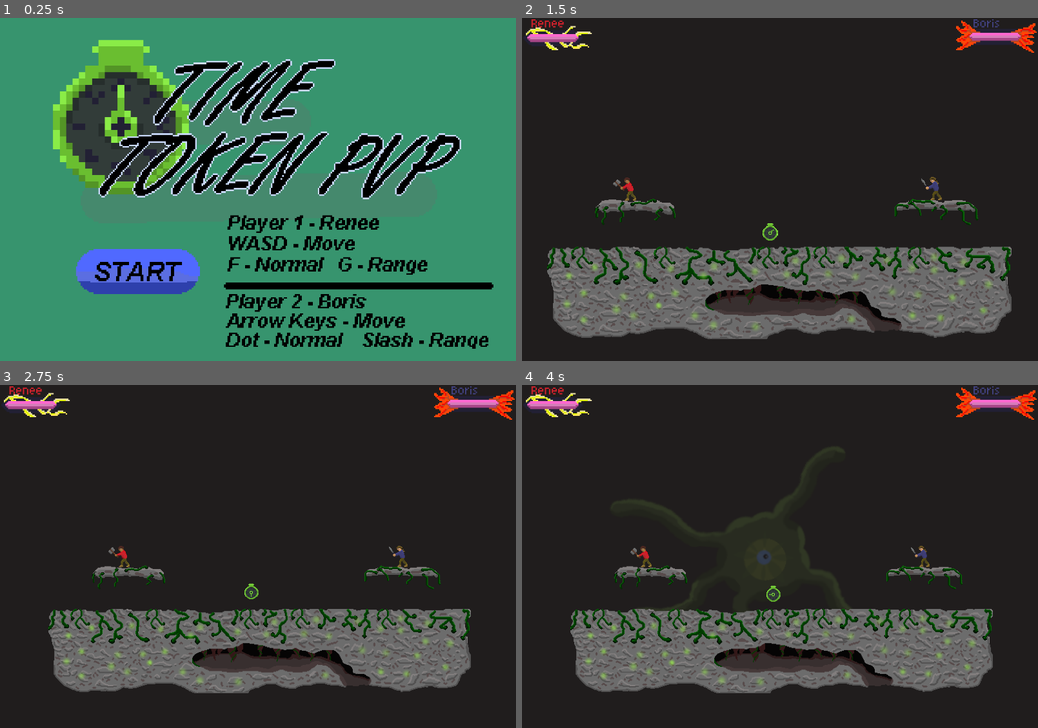
Above: before the commit, frames 1-4 (two rows, left to right).
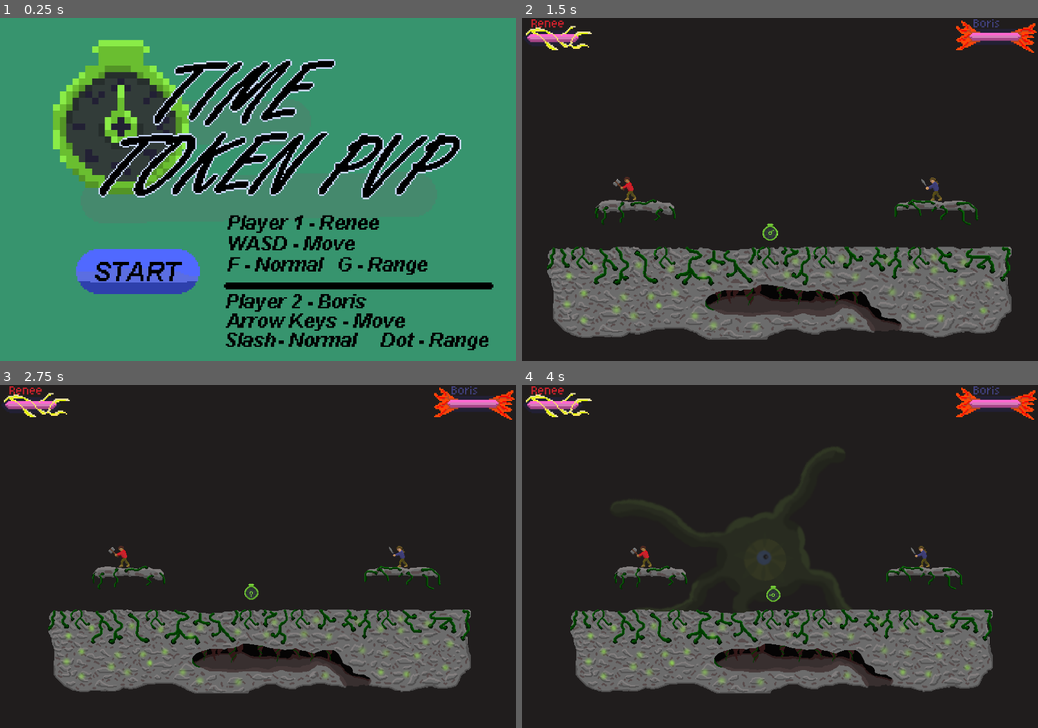
Above: after the commit, the same moments.

Repository: Justiniscoding/HavenHamilton
Game: Godot game, scene res://Scenes/menu.tscn
Same seed, same stepped clock (60 frames per second), same inputs: the game is played once before the commit and once after it. Sound files missing from this copy of the repository are replaced by a short silence.
Inputs (mouse positions are in pixels of both pictures, inside the frame that each line leads up to):
- Up to frame 1 (0.25 s): no input
- Up to frame 2 (1.5 s): click (661, 271) at 0.5 s; tap Enter (Set1) at 1.25, 1.35 s
- Up to frame 3 (2.75 s): tap S (down2) at 2.1 s
- Up to frame 4 (4 s): hold Down (down1) 2.78-3.53 s; tap Enter (Set1) at 2.85 s; tap S (down2) at 3.6 s

The runs differ from the first frame. In frame 1, 0.7% of the frame differs, in the area x 43-92%, y 91-97%; in frame 2, 1.1%; in frame 3, 1.1%, in the area x 2-92%, y 4-90%; in frame 4, 1.1%.
Error before the commit: Cannot call method 'connect' on a null value. (res://Scripts/game.gd:10)
Error after the commit: Cannot call method 'connect' on a null value. (res://Scripts/game.gd:12)

Commit message:
everything works now, it's probably done

Diff:
--- a/Scenes/BorrisWins.tscn
+++ b/Scenes/BorrisWins.tscn
@@ -62,7 +62,7 @@
 "speed": 8.0
 }]
 
-[node name="Node2D2" type="Node2D" unique_id=88262683]
+[node name="Node2D3" type="Node2D" unique_id=88262683]
 script = ExtResource("1_v4kcx")
 
 [node name="AnimatedSprite2D2" type="AnimatedSprite2D" parent="." unique_id=761939267]
--- a/Scenes/game.tscn
+++ b/Scenes/game.tscn
@@ -1,13 +1,14 @@
 [gd_scene format=3 uid="uid://dyn3itle8p414"]
 
 [ext_resource type="PackedScene" uid="uid://6b46cgob32hp" path="res://Scenes/player.tscn" id="1_ebmjs"]
-[ext_resource type="Script" uid="uid://dje4dgo7fq3th" path="res://Scripts/game.gd" id="1_v158k"]
+[ext_resource type="Script" uid="uid://oho1sh82b3xk" path="res://Scripts/game.gd" id="1_v158k"]
 [ext_resource type="AudioStream" uid="uid://b25o731vuv7wv" path="res://Sound Effects/lumora_studios-pixel-jump-319167.mp3" id="1_wowpa"]
-[ext_resource type="Script" uid="uid://cndcvi7f5cpmh" path="res://Scenes/camera_2d.gd" id="3_1l0tm"]
+[ext_resource type="Script" uid="uid://bbldk7smspsne" path="res://Scenes/camera_2d.gd" id="3_1l0tm"]
+[ext_resource type="Texture2D" uid="uid://qhy6wyfecg4x" path="res://Art/Boris Health Bar.png" id="3_rku1e"]
 [ext_resource type="PackedScene" uid="uid://b88qmaxe3ua7i" path="res://Scenes/TimeToken.tscn" id="3_wrm1d"]
+[ext_resource type="Texture2D" uid="uid://boqcnefuof047" path="res://Art/Renee Health Bar.png" id="4_o5yvi"]
 [ext_resource type="AudioStream" uid="uid://dl3sxhtnvy34y" path="res://Music/MainThemeLoop.wav" id="5_1l0tm"]
-[ext_resource type="Texture2D" uid="uid://cdxm5eqob853o" path="res://Art/Health Bars Boris.png" id="5_i6g32"]
-[ext_resource type="Texture2D" uid="uid://bfy8mq3vnaabh" path="res://Art/Health Bars Renee.png" id="5_v158k"]
+[ext_resource type="Texture2D" uid="uid://dp6ytnjnvsl6" path="res://Art/Renee Health Bar Top.png" id="5_rku1e"]
 [ext_resource type="Texture2D" uid="uid://udnjqch7qpb0" path="res://Art/Health Bar.png" id="6_1l0tm"]
 [ext_resource type="Texture2D" uid="uid://ccf47vgihedfg" path="res://Art/Stage.png" id="6_i6g32"]
 [ext_resource type="Texture2D" uid="uid://drtel6jj76d3m" path="res://Art/TIME DEMON.png" id="11_o5yvi"]
@@ -99,7 +100,7 @@
 offset_right = 448.0
 offset_bottom = 62.0
 value = 100.0
-texture_under = ExtResource("5_i6g32")
+texture_under = ExtResource("3_rku1e")
 texture_progress = ExtResource("6_1l0tm")
 texture_progress_offset = Vector2(13, 13)
 
@@ -109,7 +110,8 @@
 offset_right = 119.0
 offset_bottom = 63.0
 value = 100.0
-texture_under = ExtResource("5_v158k")
+texture_under = ExtResource("4_o5yvi")
+texture_over = ExtResource("5_rku1e")
 texture_progress = ExtResource("6_1l0tm")
 texture_progress_offset = Vector2(13, 13)
 metadata/_edit_use_anchors_ = true
@@ -155,6 +157,7 @@
 polygon = PackedVector2Array(342, 65, 340, 63, 303, 63, 301, 65, 273, 65, 271, 66, 263, 63, 241, 63, 237, 66, 234, 64,  …(1621 unchanged characters)…
 
 [node name="CollisionPolygon2D2" type="CollisionPolygon2D" parent="StaticBody2D" unique_id=2050530812]
+position = Vector2(-1, -1)
 polygon = PackedVector2Array(-223, 0, -213, -2, -203, -2, -187, 0, -182, 1, -178, 0, -169, 0, -163, 1, -161, 1, -160, 0 …(372 unchanged characters)…
 
 [node name="CollisionPolygon2D3" type="CollisionPolygon2D" parent="StaticBody2D" unique_id=1020512744]
--- a/Scenes/player.tscn
+++ b/Scenes/player.tscn
@@ -691,6 +691,11 @@
 [node name="CollisionShape2D2" type="CollisionShape2D" parent="Weapon" unique_id=319940285]
 position = Vector2(1.9999981, 6)
 rotation = 2.7925267
+shape = SubResource("CapsuleShape2D_xs5hf")
+
+[node name="CollisionShape2D3" type="CollisionShape2D" parent="Weapon" unique_id=1476961588]
+position = Vector2(-4.0000005, 17)
+rotation = 1.7453293
 shape = SubResource("CapsuleShape2D_xs5hf")
 
 [node name="AnimatedSprite2D" type="AnimatedSprite2D" parent="." unique_id=303932097]
--- a/Scripts/game.gd
+++ b/Scripts/game.gd
@@ -7,19 +7,21 @@
 	$Control/Renee.value = 100
 	$Control/Boris.value = 100
 
+	Input.mouse_mode = Input.MOUSE_MODE_HIDDEN
+
 	Global.connect("hpChange", hpChange)
 
 func hpChange(playerNum, _amount):
 	var tween: Tween = get_tree().create_tween()
 	if playerNum == 2:
 		tween.tween_property($Control/Renee, "value", Global.p2hp, 0.5)
-		$Player2.modulate = Color8(255, 0, 0, 255.0)
+		$Player2.modulate = Color8(255, 100, 100, 255)
 
 		get_tree().create_timer(0.5).connect("timeout", func():
 			$Player2.modulate = Color8(255, 255, 255))
 	else:
 		tween.tween_property($Control/Boris, "value", Global.p1hp, 0.5)
-		$Player.modulate = Color8(255, 0, 0)
+		$Player.modulate = Color8(100, 100, 255)
 		get_tree().create_timer(0.5).connect("timeout", func():
 			$Player.modulate = Color8(255, 255, 255))
 	tween.play()
--- a/project.godot
+++ b/project.godot
@@ -87,8 +87,7 @@
 }
 range1={
 "deadzone": 0.2,
-"events": [Object(InputEventKey,"resource_local_to_scene":fa …(141 unchanged characters)… ":false,"keycode":0,"physical_keycode":4194326,"key_label":0,"unicode":0,"location":0,"echo":false,"script":null)
-, Object(InputEventKey,"resource_local_to_scene":false,"resource_name":"","device":-1,"window_id":0,"alt_pressed":false,"shift_pressed":false,"ctrl_pressed":false,"meta_pressed":false,"pressed":false,"keycode":0,"physical_keycode":46,"key_label":0,"unicode":46,"location":0,"echo":false,"script":null)
+"events": [Object(InputEventKey,"resource_local_to_scene":fa …(141 unchanged characters)… ":false,"keycode":0,"physical_keycode":46,"key_label":0,"unicode":46,"location":0,"echo":false,"script":null)
 ]
 }
 range2={
Binary file added: Art/Boris Health Bar.png
Not shown, added: Art/Boris Health Bar.png.import
Binary file changed: Art/Health Bars.png
Binary file added: Art/Renee Health Bar Top.png
Not shown, added: Art/Renee Health Bar Top.png.import
Binary file added: Art/Renee Health Bar.png
Not shown, added: Art/Renee Health Bar.png.import
Binary file changed: Art/Start Scene.png
